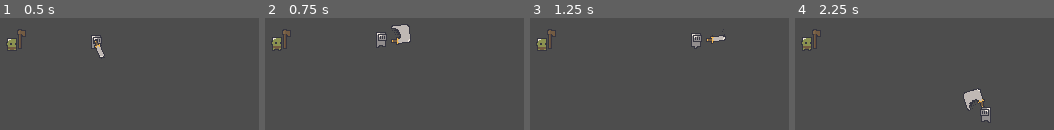
Above: before the commit, frames 1-4 (left to right).
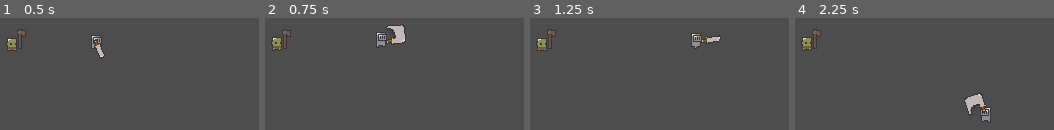
Above: after the commit, the same moments.

Repository: bbenefield89/realm-runners
Game: Godot game, scene res://Scenes/MainScene.tscn
The game is run twice, just before and just after one commit, with the same random seed, the same clock (stepped at 60 frames per second) and the same inputs.
Inputs (mouse positions are in pixels of both pictures, inside the frame that each line leads up to):
- Up to frame 1 (0.5 s): no input
- Up to frame 2 (0.75 s): move the mouse to (477, 34) at 0.52 s; hold D (walk_right) from 0.53 s (still down); click (477, 34) at 0.6 s
- Up to frame 3 (1.25 s): keep holding D (walk_right)
- Up to frame 4 (2.25 s): move the mouse to (outside the picture) at 1.27 s; release D (walk_right) at 1.28 s; hold S (walk_down) 1.28-2.03 s; right-click (outside the picture) at 1.35 s; move the mouse to (outside the picture) at 2.02 s; hold D (walk_right) from 2.03 s (still down); click (outside the picture) at 2.1 s

Frame 1 is identical in both runs. In frame 2, 0.7% of the frame differs, in the area x 47-56%, y 6-24%; in frame 3, 0.2%; in frame 4, 0.7%, in the area x 65-74%, y 63-86%.

Commit message:
Small tweaks

Diff:
--- a/Prefabs/Creatures/PlayerScene.tscn
+++ b/Prefabs/Creatures/PlayerScene.tscn
@@ -86,7 +86,7 @@
 [node name="Player" node_paths=PackedStringArray("WeaponCenterRef") instance=ExtResource("1_v82vv")]
 script = ExtResource("2_5dl5e")
 WeaponCenterRef = NodePath("WeaponCenterRef")
-max_weap_dist_from_center_point = 20
+max_weap_dist_from_center_point = 15
 stats = SubResource("Resource_b272u")
 movement_speed = 100
 
--- a/Prefabs/Weapons/IronSwordScene.tscn
+++ b/Prefabs/Weapons/IronSwordScene.tscn
@@ -85,7 +85,7 @@
 }]
 
 [sub_resource type="RectangleShape2D" id="RectangleShape2D_7v1do"]
-size = Vector2(6, 12)
+size = Vector2(6, 20)
 
 [node name="IronSword_0" instance=ExtResource("1_12qwv")]
 sprite_frames = SubResource("SpriteFrames_8vrcs")
@@ -94,5 +94,4 @@
 damage = 5
 
 [node name="WeaponCollisionShape" parent="WeaponCollisionArea" index="0"]
-position = Vector2(0, -4)
 shape = SubResource("RectangleShape2D_7v1do")
--- a/Scripts/Creatures/Enemies/EnemyController.gd
+++ b/Scripts/Creatures/Enemies/EnemyController.gd
@@ -20,11 +20,13 @@
 
 @export var attack_speed_interval: float
 
+#region Unused Weapon Vars
 @export_group("Not used atm")
 @export var swinging_attack_charging_up_speed: float
 @export var max_swinging_attack_charging_up_rotation: float
 @export var swinging_attack_release_speed: float
 @export var max_swinging_attack_release_rotation: float
+#endregion
 
 var Player: PlayerController
 var curr_movement_state: MovementStates
